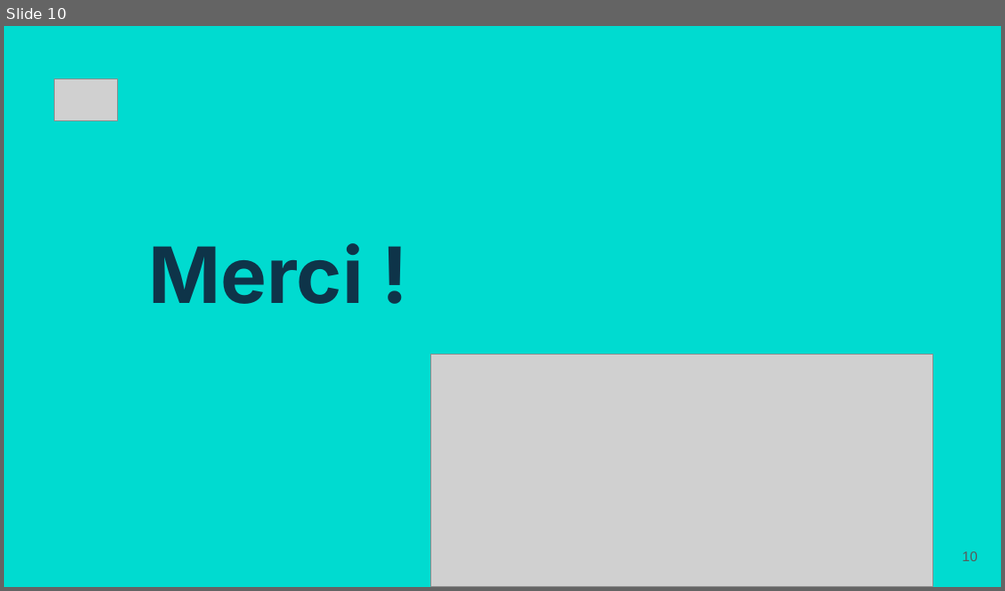
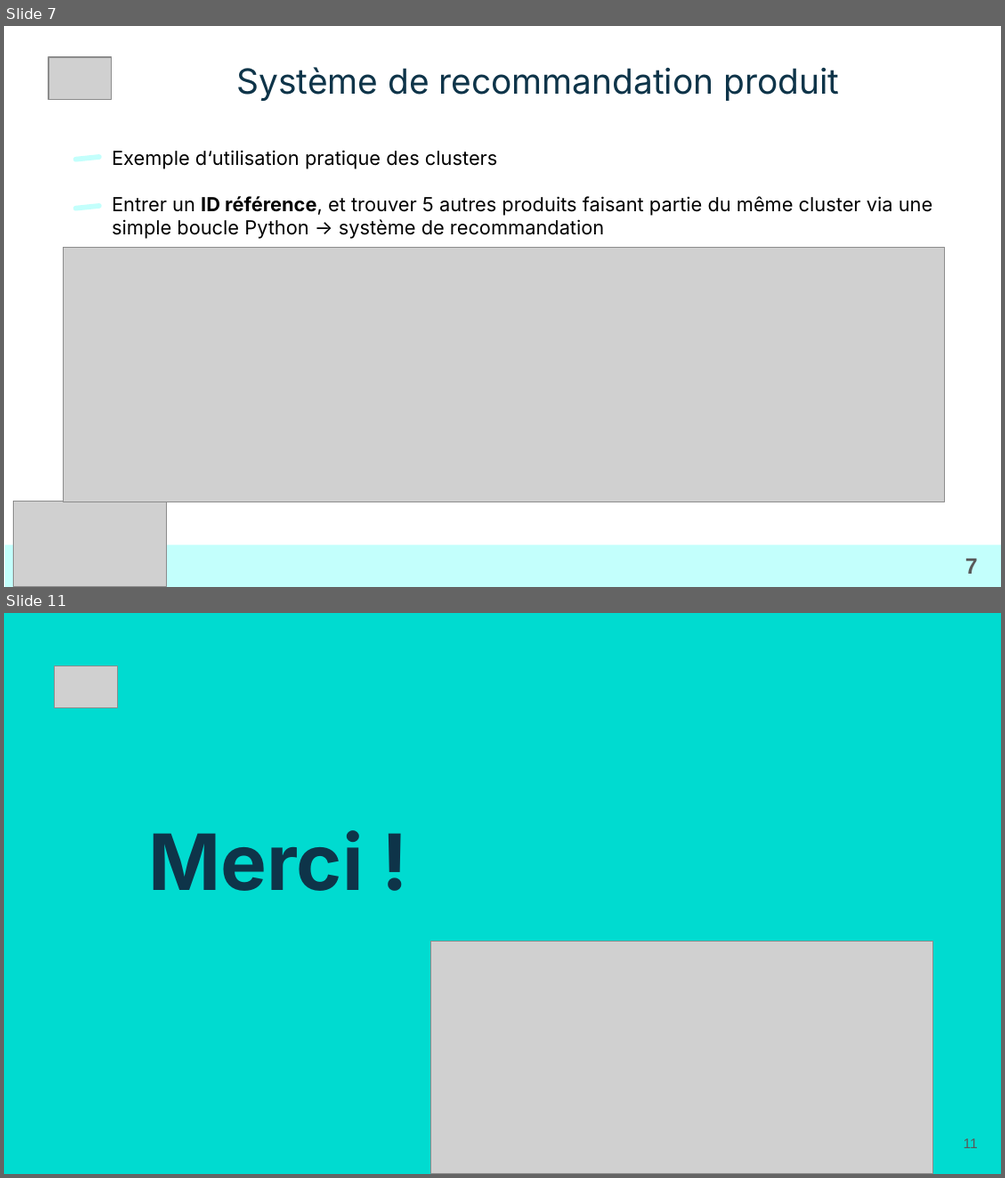
Before and after one commit to LoicV17/LoicValentini_Jedha_Certifications, a slide deck: CDSD_Concepteur_Developpeur_Sciences_Donnees/Presentations/ppt_versions/Bloc3_CDSD_Loic_Valentini.pptx. Shown one above the other, each under a label of ours: slide 10 before the commit, slides 7 and 11 after it; the slides between them are not shown. The pictures are 1005x591 and 1005x1178 pixels, drawn with LibreOffice and Linux fonts; fonts in the diff are those of the drawing; grey boxes stand for pictures; background and template pictures are left out. Boxes give left, top, right and bottom in pixels: in the first picture for what was removed or moved away, otherwise in the second. Text is boxed around its words. In the diff, an @@ line names an element or a change of style, - is before the commit and + after.

```diff
--- a/CDSD_Concepteur_Developpeur_Sciences_Donnees/Presentations/ppt_versions/Bloc3_CDSD_Loic_Valentini.pptx
+++ b/CDSD_Concepteur_Developpeur_Sciences_Donnees/Presentations/ppt_versions/Bloc3_CDSD_Loic_Valentini.pptx
@@ slide 7 added at (4, 26, 1001, 587), background picture (left out) @@
@@ picture added at (48, 57, 112, 99) @@
@@ title added at (237, 67, 840, 101), 25 pt, text #0E3449 @@
+Système de recommandation produit
@@ rounded rectangle added at (73, 154, 102, 162), fill #C3FFFC @@
@@ text added at (112, 150, 932, 239), 14 pt, text #000000 @@
+Exemple d‘utilisation pratique des clusters
+Entrer un ID référence, et trouver 5 autres produits faisant partie du même cluster via une simple boucle Python -> système de recommandation
@@ rounded rectangle added at (73, 203, 102, 211), fill #C3FFFC @@
@@ picture added at (63, 248, 944, 501) @@
@@ picture added at (13, 500, 167, 586) @@
@@ rectangle added at (5, 544, 1001, 586), fill #C3FFFC @@
@@ page number added at (965, 558, 978, 573), 16 pt, text #595959, bold @@
+7
@@ what was slide 10 is now slide 11 @@
@@ page number at (963, 1138, 978, 1148): text changed @@
-10
+11
```
Also in this commit, not shown: 2 slides changed, 7 other slides added, 7 slides removed, 2 other files.
